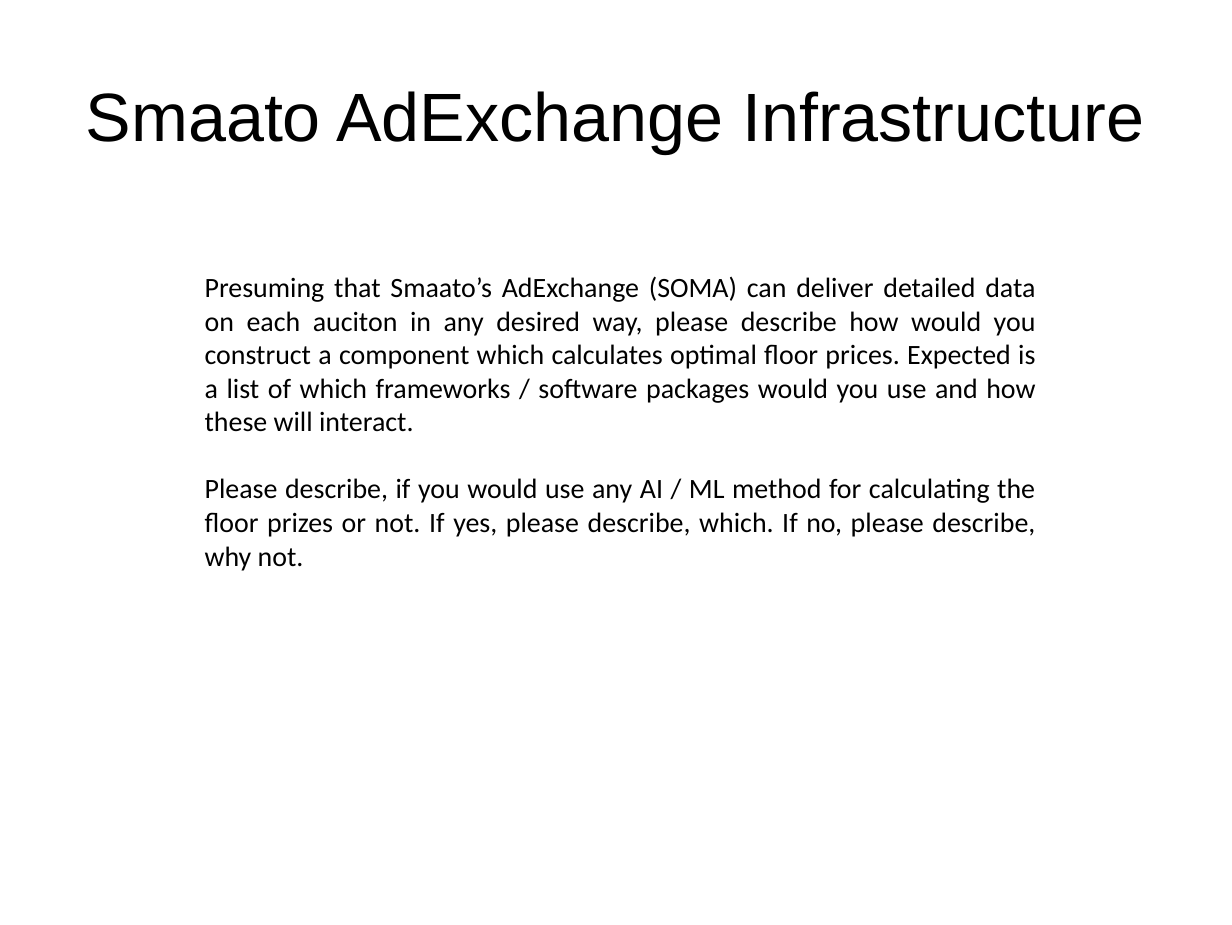
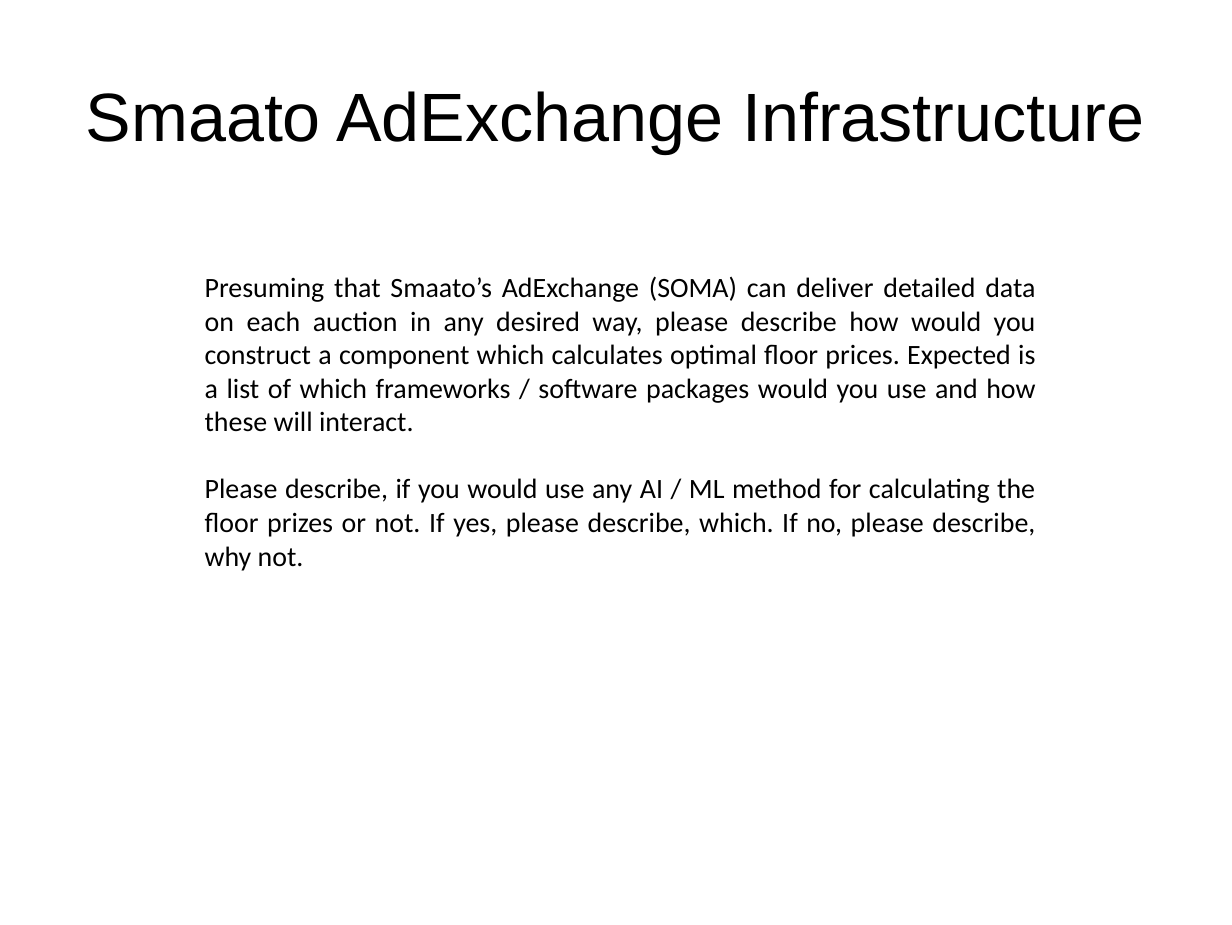
Before and after one commit to abhishek-ch/evolveML, a slide deck: slide 1 of data/smaato.odp. Drawn at 1232x925 pixels with LibreOffice and Linux fonts; fonts in the diff are those of the drawing. Boxes give left, top, right and bottom in pixels: in the first picture for what was removed or moved away, otherwise in the second. Text is boxed around its words. In the diff, an @@ line names an element or a change of style, - is before the commit and + after.

```diff
--- a/data/smaato.odp
+++ b/data/smaato.odp
@@ text at (x1=205, y1=276, x2=1036, y2=432): text changed @@
-Presuming that Smaato’s AdExchange (SOMA) can deliver detailed data on each auciton in any desired way, please describe how would you construct a component which calculates optimal floor prices. Expected is a list of which frameworks / software packages would you use and how these will interact.
+Presuming that Smaato’s AdExchange (SOMA) can deliver detailed data on each auction in any desired way, please describe how would you construct a component which calculates optimal floor prices. Expected is a list of which frameworks / software packages would you use and how these will interact.
```
Also in this commit, not shown: 2 other slides changed, 10 other files.
